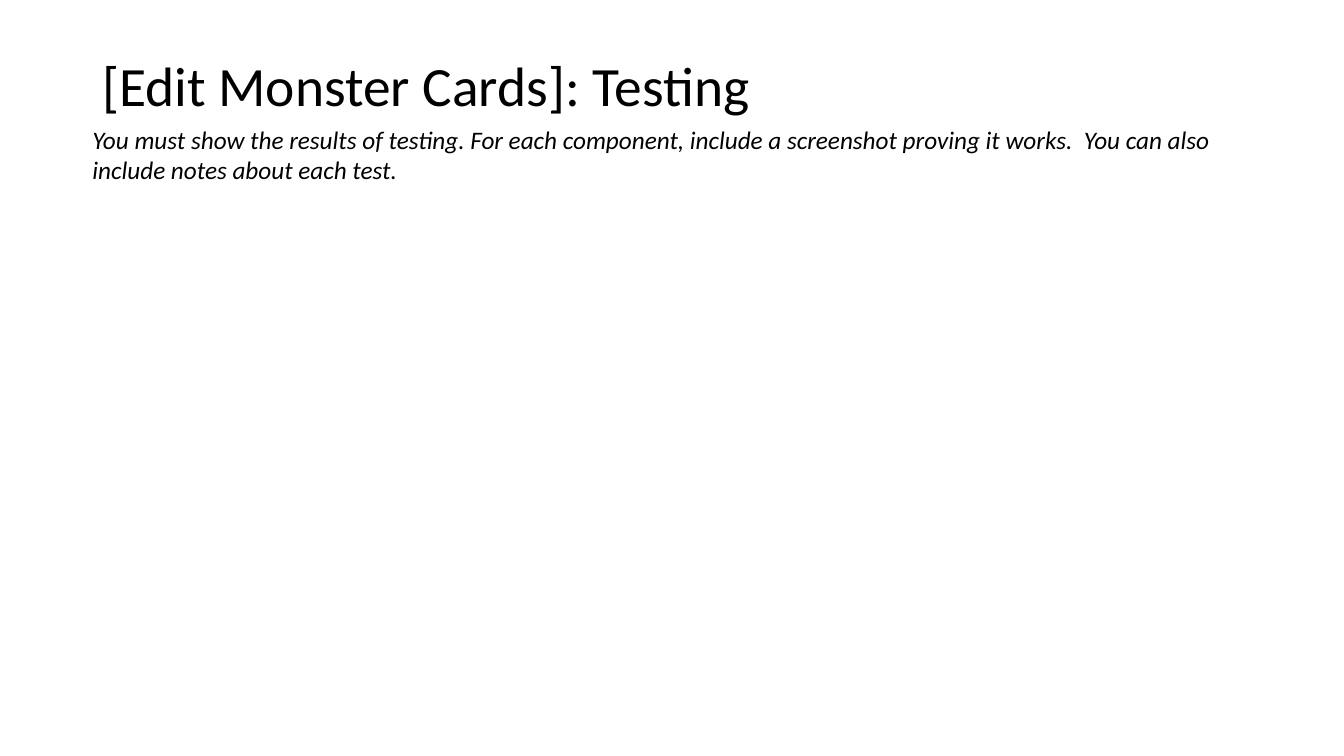
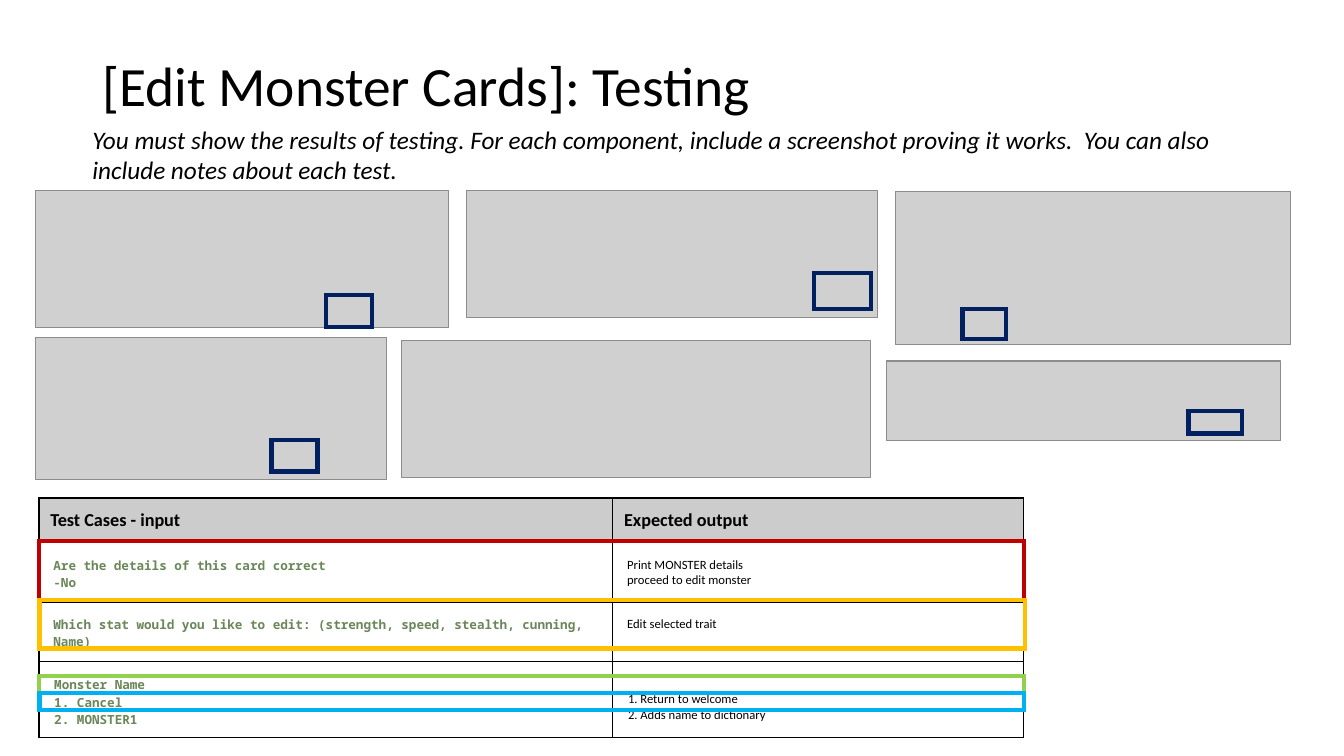
Before and after one commit to peter123321123321/Monster-Cards-Internal, a slide deck: slide 23 of 2.7 and 2.8 Documentation Template.pptx (slide 21 before the commit). Drawn at 1344x756 pixels with LibreOffice and Linux fonts; fonts in the diff are those of the drawing; grey boxes stand for pictures. Boxes give left, top, right and bottom in pixels: in the first picture for what was removed or moved away, otherwise in the second. Text is boxed around its words. In the diff, an @@ line names an element or a change of style, - is before the commit and + after.

```diff
--- a/2.7 and 2.8 Documentation Template.pptx
+++ b/2.7 and 2.8 Documentation Template.pptx
@@ picture added at <box>35,191,449,328</box> @@
@@ picture added at <box>466,191,877,318</box> @@
@@ picture added at <box>895,192,1291,345</box> @@
@@ rectangle added at <box>326,295,372,328</box>, outline #002060 3 pt @@
@@ rectangle added at <box>815,273,871,309</box>, outline #002060 3 pt @@
@@ rectangle added at <box>963,309,1006,339</box>, outline #002060 3 pt @@
@@ picture added at <box>35,338,386,480</box> @@
@@ picture added at <box>402,341,871,478</box> @@
@@ picture added at <box>886,361,1281,441</box> @@
@@ rectangle added at <box>1189,411,1242,435</box>, outline #002060 3 pt @@
@@ rectangle added at <box>271,441,318,472</box>, outline #002060 3 pt @@
@@ table added at <box>39,498,1023,728</box>, 4 rows, 2 columns @@
+Test Cases - input | Expected output
+Are the details of this card correct / -No | Print MONSTER details proceed to edit monster
+Which stat would you like to edit: (strength, speed, stealth, cunning, Name) | Edit selected trait
+Monster Name / 1. Cancel / 2. MONSTER1 | 1. Return to welcome 2. Adds name to dictionary
@@ rectangle added at <box>39,541,1025,600</box>, outline #C00000 3 pt @@
@@ rectangle added at <box>39,600,1025,649</box>, outline #FFC000 3 pt @@
@@ rectangle added at <box>39,677,1024,693</box>, outline #92D050 3 pt @@
@@ rectangle added at <box>39,693,1024,710</box>, outline #00B0F0 3 pt @@
```
Also in this commit, not shown: 8 other slides changed, 17 slides added.
